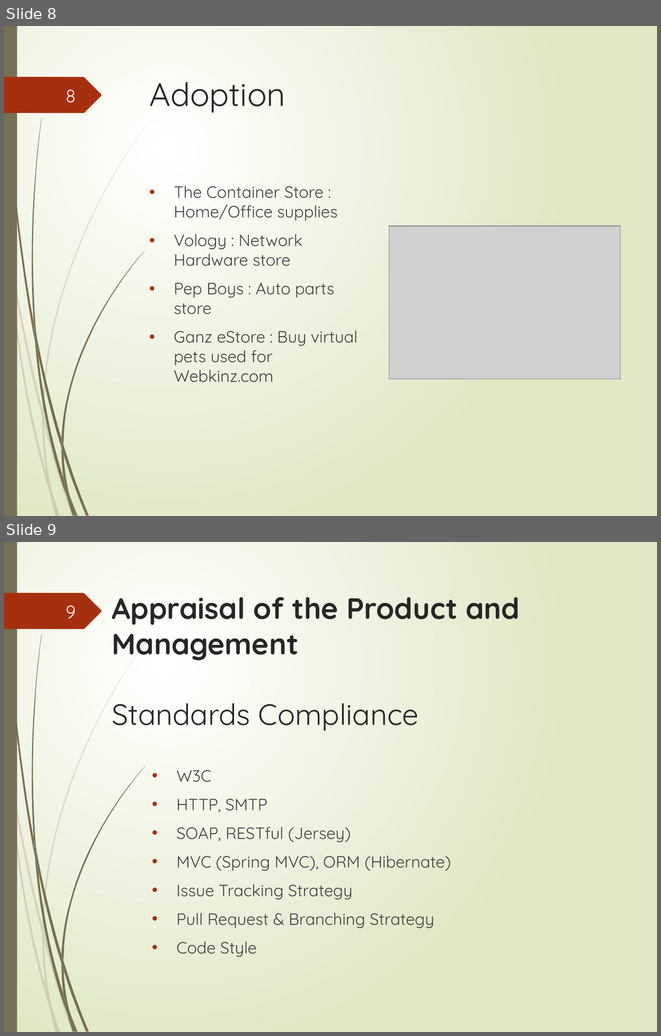
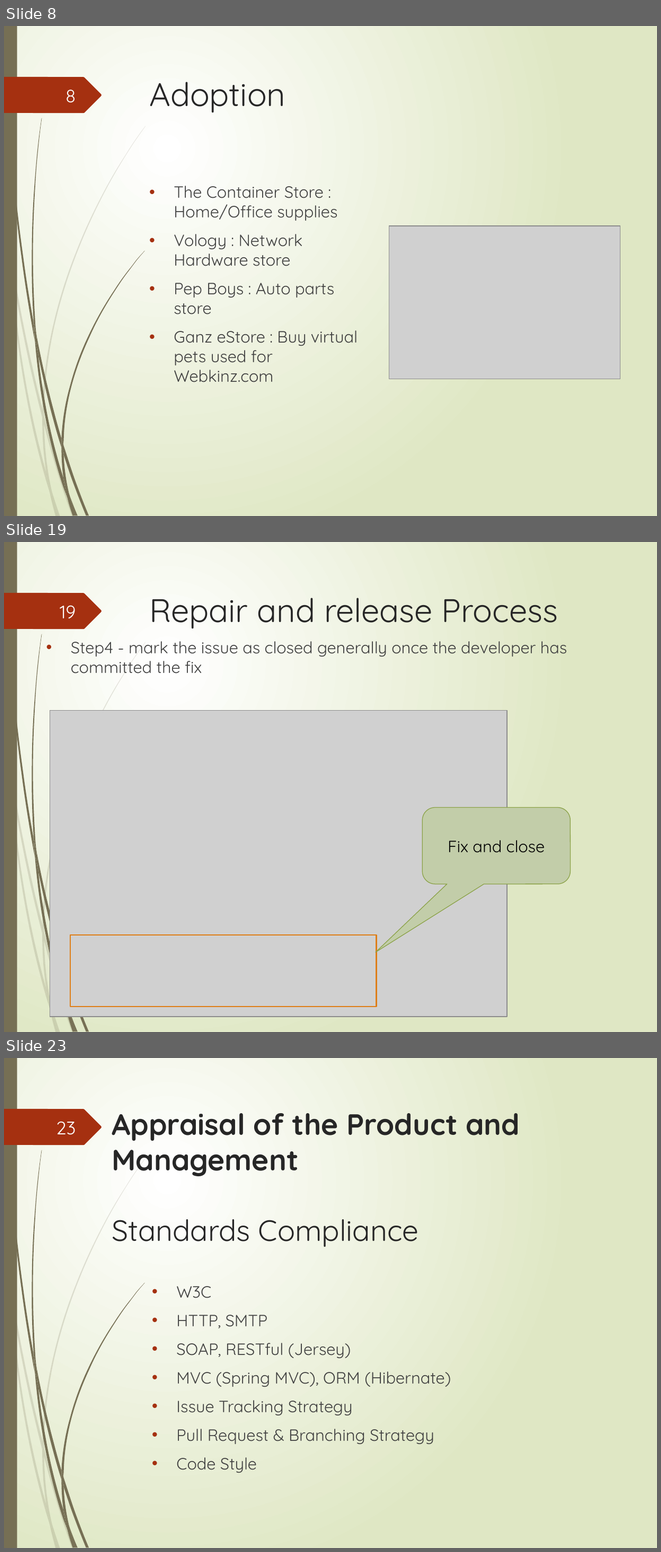
Before and after one commit to proliuxz/SME, a slide deck: Broadleaf.pptx. Shown one above the other, each under a label of ours: slides 8 and 9 before the commit, slides 8, 19 and 23 after it; the slides between them are not shown. The pictures are 661x1036 and 661x1552 pixels, drawn with LibreOffice and Linux fonts; fonts in the diff are those of the drawing; grey boxes stand for pictures. Boxes give left, top, right and bottom in pixels: in the first picture for what was removed or moved away, otherwise in the second. Text is boxed around its words. In the diff, an @@ line names an element or a change of style, - is before the commit and + after.

```diff
--- a/Broadleaf.pptx
+++ b/Broadleaf.pptx
@@ slide 19 added at (4,542,657,1032), background gradient #FFFFFF to #DFE8C4; not listed: 21 template elements that a slide beside it also shows @@
@@ page number added at (60,605,76,619), 20 pt, text #FEFFFF @@
+19
@@ title added at (149,598,558,629), 36 pt, text #262626 @@
+Repair and release Process
@@ text added at (71,641,567,673), 18 pt, text #404040 @@
+• Step4 - mark the issue as closed generally once the developer has committed the fix
@@ picture added at (50,711,507,1017) @@
@@ rounded speech box added at (423,807,571,883), fill #C2CEA9, outline #8BA249 0.75 pt, 18 pt, text #000000 @@
+  Fix and close
@@ rectangle added at (71,935,377,1006), outline #DE7E18 1.25 pt @@
@@ what was slide 9 is now slide 23 @@
@@ page number at (56,1121,76,1135): text changed @@
-9
+23
```
Also in this commit, not shown: 1 slide changed, 14 other slides added.
